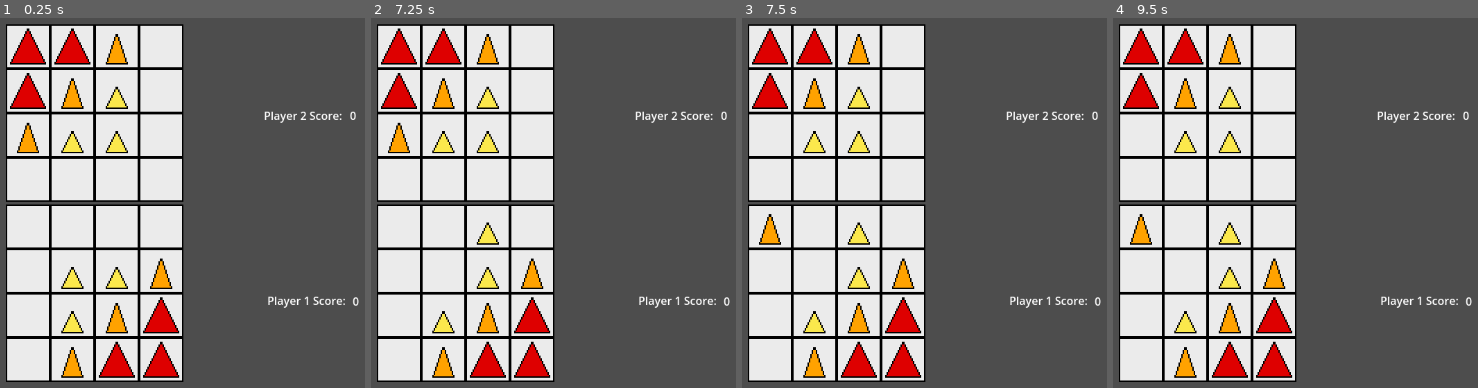
Above: before the commit, frames 1-4 (left to right).
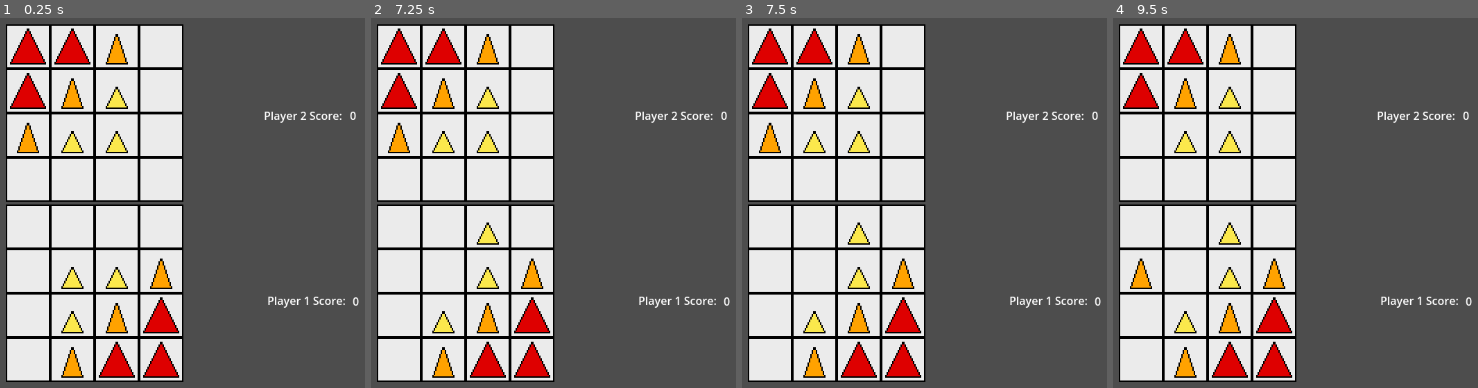
Above: after the commit, the same moments.

Repository: Lorenzo603/martian-chess
Game: Godot game, scene res://main.tscn
Same seed, same stepped clock (60 frames per second), same inputs: the game is played once before the commit and once after it.
Inputs (mouse positions are in pixels of both pictures, inside the frame that each line leads up to):
- Up to frame 1 (0.25 s): no input
- Up to frame 2 (7.25 s): tap Enter at 0.5, 5.75 s; drag from (487, 358) to (400, 269) at 0.52 s; drag from (531, 358) to (400, 314) at 1.27 s; move the mouse to (531, 314) at 2.02 s; hold Up (ui_up) 2.03-2.75 s; tap O at 2.1, 5.1 s; click (531, 314) at 2.17 s; tap Space at 2.75, 6.5 s; drag from (444, 358) to (487, 269) at 2.77 s; drag from (487, 314) to (692, 203) at 3.52 s; drag from (531, 269) to (487, 358) at 4.27 s; move the mouse to (444, 314) at 5.02 s; hold Down (ui_down) 5.03-5.75 s; click (444, 314) at 5.17 s; drag from (444, 269) to (491, 225) at 5.77 s; drag from (487, 269) to (400, 358) at 6.52 s
- Up to frame 3 (7.5 s): tap Enter at 7.25 s; drag from (771, 92) to (771, 314) at 7.27 s
- Up to frame 4 (9.5 s): tap Space at 8 s; move the mouse to (1186, 47) at 8.02 s; hold Down (ui_down) 8.03-8.75 s; tap O at 8.1 s; click (1186, 47) at 8.17 s; drag from (1142, 47) to (1186, 314) at 8.77 s

Frames 1-2 are identical in both runs. In frame 3, 0.6% of the frame differs, in the area x 4-11%, y 28-62%; in frame 4, 0.6%.

Commit message:
fixed draggable pieces during ai turn

Diff:
--- a/Board.gd
+++ b/Board.gd
@@ -4,6 +4,9 @@
 signal game_ended
 
 const MAX_PLAYERS = 2
+
+enum GameMode {TWO_PLAYER, RANDOM_AI, HIGH_SCORE_AI, MINMAX_AI}
+@export var game_mode: GameMode = GameMode.TWO_PLAYER
 
 var player_turn = 1
 var game_over = false
@@ -37,13 +40,20 @@
 var previous_destination_tile_x = 0
 var previous_destination_tile_y = 0
 
+func _ready():
+	SignalBus.end_turn.connect(_on_end_turn)
+
 func update_player_turn():
 	player_turn += 1
 	if player_turn > MAX_PLAYERS:
 		player_turn = 1
 
 func is_piece_draggable(starting_tile_x, starting_tile_y):
-	return (starting_tile_x > 3 and player_turn == 1) or (starting_tile_x <=3 and player_turn == 2)
+	return not game_over and \
+		(
+			(starting_tile_x > 3 and player_turn == 1)
+			or (starting_tile_x <=3 and player_turn == 2 and game_mode == GameMode.TWO_PLAYER)
+		)
 
 func is_move_valid(starting_tile_x, starting_tile_y, destination_tile_x, destination_tile_y):
 	print_debug(str(starting_tile_x) + "," + str(starting_tile_y) + "[" + board_state[starting_tile_x][starting_tile_y] + "]" +
@@ -171,3 +181,37 @@
 				if board_state[i][j] != "":
 					return false
 	return true
+
+func _on_end_turn():
+	if game_over:
+		return
+
+	var next_move = null
+	match game_mode:
+		GameMode.TWO_PLAYER:
+			return
+		GameMode.RANDOM_AI:
+			await get_tree().create_timer(1.0).timeout
+			next_move = MartianChessEngine.get_random_move()
+		GameMode.HIGH_SCORE_AI:
+			await get_tree().create_timer(1.0).timeout
+			next_move = MartianChessEngine.get_high_score_move()
+		GameMode.MINMAX_AI:
+			await get_tree().create_timer(0.5).timeout
+			next_move = await MartianChessEngine.get_best_move()
+
+	var moved_piece = _get_tile_by_coord(next_move["starting_tile_x"], next_move["starting_tile_y"]).piece
+	var destination_tile = _get_tile_by_coord(next_move["destination_tile_x"], next_move["destination_tile_y"])
+
+	var move_result = is_move_valid(next_move["starting_tile_x"], next_move["starting_tile_y"],
+		next_move["destination_tile_x"], next_move["destination_tile_y"]
+	)
+	SignalBus.piece_moved.emit(moved_piece, move_result,
+		next_move["destination_tile_x"], next_move["destination_tile_y"],
+		destination_tile)
+
+func _get_tile_by_coord(x, y):
+	for t in get_children():
+		if t.get_meta("TileCoordX") == x and t.get_meta("TileCoordY") == y:
+			return t
+	return null
--- a/GameController.gd
+++ b/GameController.gd
@@ -3,16 +3,10 @@
 const piece_big_texture = preload("res://Assets/Sprites/PieceBig.png")
 const piece_medium_texture = preload("res://Assets/Sprites/PieceMedium.png")
 
-enum GameMode {TWO_PLAYER, RANDOM_AI, SMART_AI}
-@export var game_mode: GameMode = GameMode.TWO_PLAYER
-
-@onready var board = get_node("../Board")
-
 # TODO: player goes second
 
 func _ready():
 	SignalBus.piece_moved.connect(_on_piece_moved)
-	SignalBus.end_turn.connect(_on_end_turn)
 
 func _on_piece_moved(moved_piece, move_result, destination_tile_x, destination_tile_y,
 	overlapping_tile):
@@ -30,34 +24,3 @@
 	moved_piece.global_position = clamp_position
 	moved_piece.starting_tile_x = destination_tile_x
 	moved_piece.starting_tile_y = destination_tile_y
-
-func _on_end_turn():
-	if board.game_over:
-		return
-
-	var next_move = null
-	match game_mode:
-		GameMode.TWO_PLAYER:
-			return
-		GameMode.RANDOM_AI:
-			await get_tree().create_timer(1.0).timeout
-			next_move = MartianChessEngine.get_random_move()
-		GameMode.SMART_AI:
-			await get_tree().create_timer(1.0).timeout
-			next_move = MartianChessEngine.get_high_score_move()
-
-	var moved_piece = _get_tile_by_coord(next_move["starting_tile_x"], next_move["starting_tile_y"]).piece
-	var destination_tile = _get_tile_by_coord(next_move["destination_tile_x"], next_move["destination_tile_y"])
-
-	var move_result = board.is_move_valid(next_move["starting_tile_x"], next_move["starting_tile_y"],
-		next_move["destination_tile_x"], next_move["destination_tile_y"]
-	)
-	SignalBus.piece_moved.emit(moved_piece, move_result,
-		next_move["destination_tile_x"], next_move["destination_tile_y"],
-		destination_tile)
-
-func _get_tile_by_coord(x, y):
-	for t in board.get_children():
-		if t.get_meta("TileCoordX") == x and t.get_meta("TileCoordY") == y:
-			return t
-	return null
--- a/main.tscn
+++ b/main.tscn
@@ -15,13 +15,13 @@
 
 [node name="GameController" type="Node" parent="."]
 script = ExtResource("1_m7ali")
-game_mode = 2
 
 [node name="AIPlayer" type="Node" parent="."]
 script = ExtResource("1_g2rbc")
 
 [node name="Board" type="Node" parent="."]
 script = ExtResource("1_xp1cc")
+game_mode = 3
 
 [node name="Tile" parent="Board" instance=ExtResource("1_8shwo")]
 position = Vector2(212, 548)
--- a/martian_chess_engine.gd
+++ b/martian_chess_engine.gd
@@ -1,4 +1,6 @@
 extends Node
+
+signal minmax_tree_completed
 
 const piece_strength_map = {
 	"": 0,
@@ -16,6 +18,28 @@
 
 @onready var board = get_node("../Main/Board")
 
+var best_move = null
+var minmax_tree = null
+
+
+func get_best_move():
+	_calculate_minmax_tree.call()
+	await minmax_tree_completed
+	print_debug(minmax_tree)
+	best_move = {
+		"starting_tile_x": 2,
+		"starting_tile_y": 0,
+		"destination_tile_x": 5,
+		"destination_tile_y": 0
+	}
+	return best_move
+
+func _calculate_minmax_tree():
+	print_debug("Calculating Minmax tree...")
+	await get_tree().create_timer(2.5).timeout
+	minmax_tree = "MINMAX TREE COMPLETED"
+	minmax_tree_completed.emit()
+
 func get_high_score_move():
 	var board_state = board.board_state
 	var legal_moves = get_legal_moves()
@@ -25,8 +49,8 @@
 		legal_move["score"] = piece_strength_map[board_state[legal_move["destination_tile_x"]][legal_move["destination_tile_y"]]]
 		if legal_move["score"] > max_score:
 			max_score = legal_move["score"]
-		print_debug(str(legal_move["starting_tile_x"]) + "," + str(legal_move["starting_tile_y"]) +
-		" --> " + str(legal_move["destination_tile_x"]) + "," + str(legal_move["destination_tile_y"]) + "[ Score: " + str(legal_move["score"]) + "]")
+		#print_debug(str(legal_move["starting_tile_x"]) + "," + str(legal_move["starting_tile_y"]) +
+		#" --> " + str(legal_move["destination_tile_x"]) + "," + str(legal_move["destination_tile_y"]) + "[ Score: " + str(legal_move["score"]) + "]")
 
 	var high_scores = _get_moves_with_highest_score(legal_moves, max_score)
 	return high_scores[randi() % len(high_scores)]
